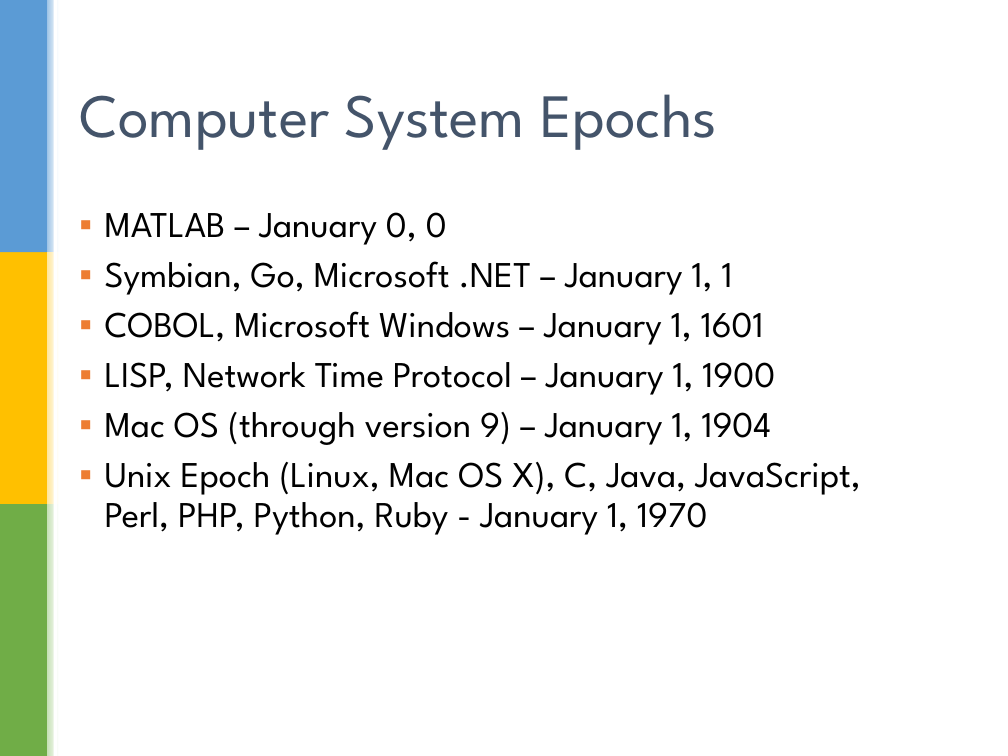
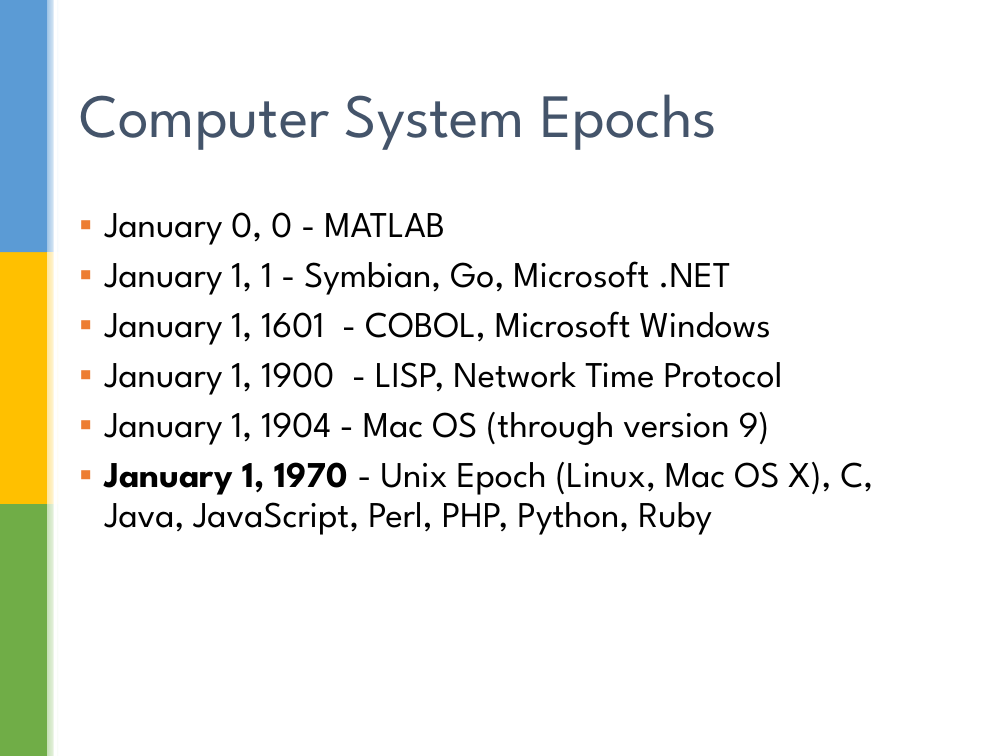
Before and after one commit to sualeh/make-a-date, a slide deck: slide 15 of Java 8 Date and Time API.pptx. Drawn at 1008x756 pixels with LibreOffice and Linux fonts; fonts in the diff are those of the drawing; background and template pictures are left out. Boxes give left, top, right and bottom in pixels: in the first picture for what was removed or moved away, otherwise in the second. Text is boxed around its words. In the diff, an @@ line names an element or a change of style, - is before the commit and + after.

Commit message:
Tweaks

```diff
--- a/Java 8 Date and Time API.pptx
+++ b/Java 8 Date and Time API.pptx
@@ text at bbox=[105, 212, 874, 535]: text changed @@
-▪ MATLAB – January 0, 0
-▪ Symbian, Go, Microsoft .NET – January 1, 1
-▪ COBOL, Microsoft Windows – January 1, 1601
-▪ LISP, Network Time Protocol – January 1, 1900
-▪ Mac OS (through version 9) – January 1, 1904
-▪ Unix Epoch (Linux, Mac OS X), C, Java, JavaScript, Perl, PHP, Python, Ruby - January 1, 1970
+▪ January 0, 0 - MATLAB
+▪ January 1, 1 - Symbian, Go, Microsoft .NET
+▪ January 1, 1601 - COBOL, Microsoft Windows
+▪ January 1, 1900 - LISP, Network Time Protocol
+▪ January 1, 1904 - Mac OS (through version 9)
+▪ January 1, 1970 - Unix Epoch (Linux, Mac OS X), C, Java, JavaScript, Perl, PHP, Python, Ruby
```
Also in this commit, not shown: 24 other slides changed, 1 slide added, 1 slide removed.
